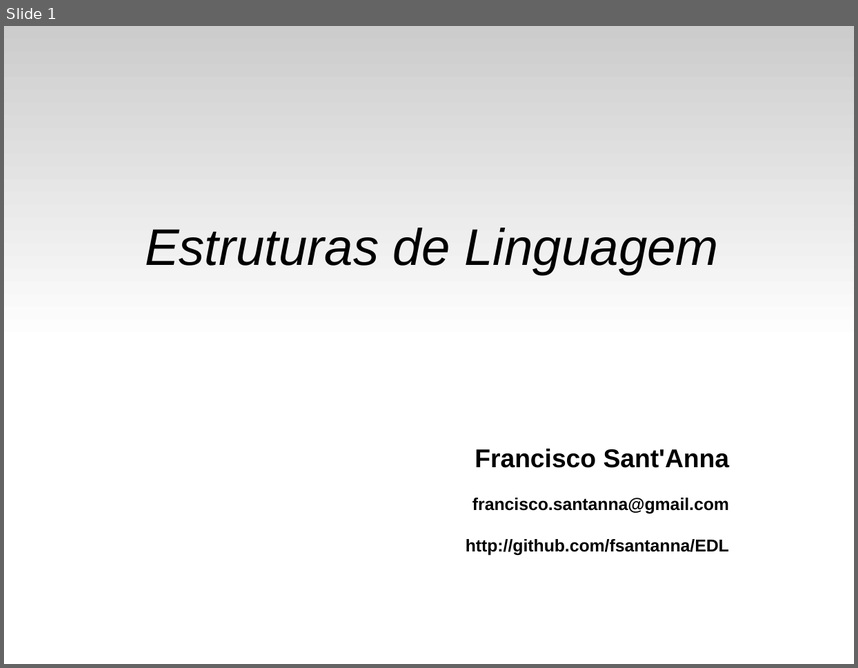
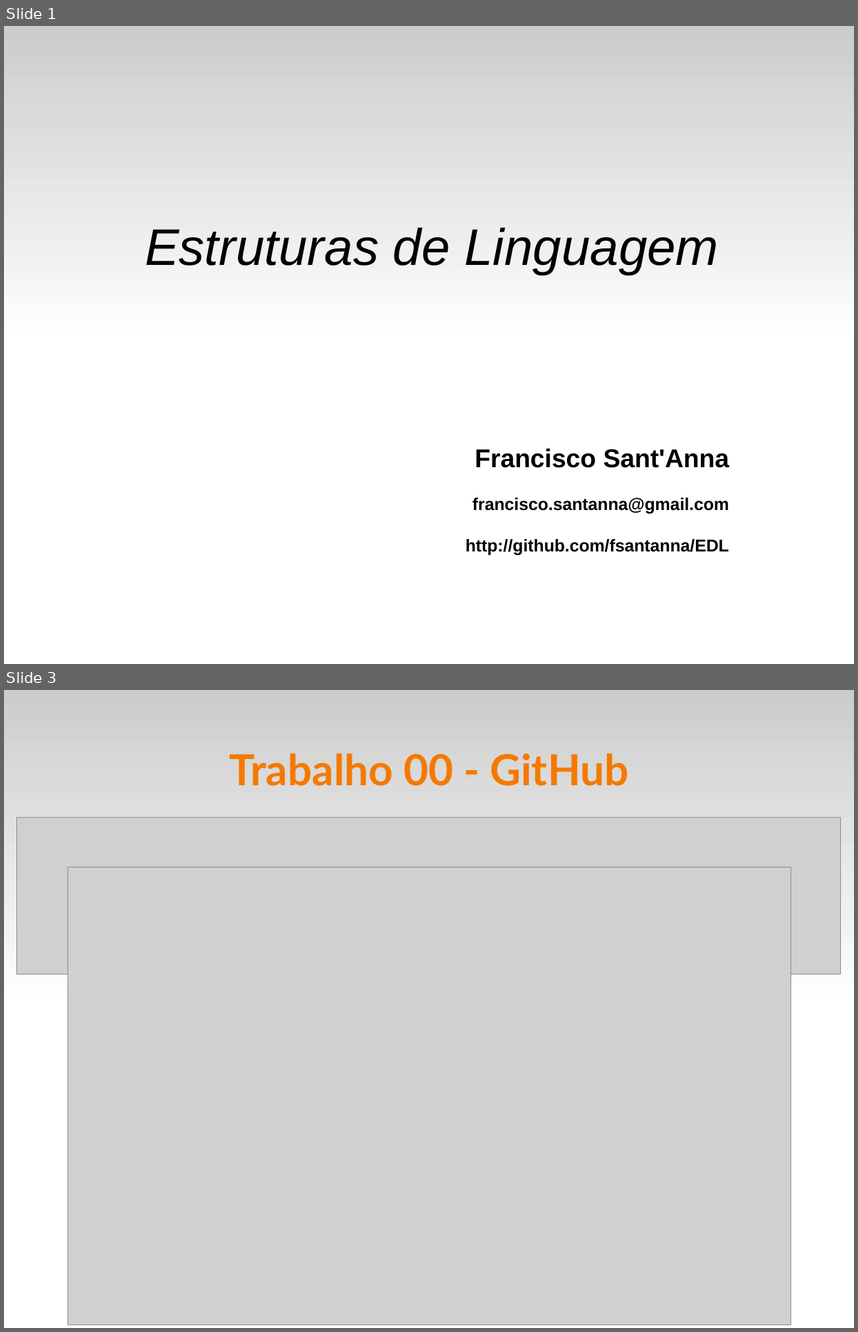
Before and after one commit to fsantanna-uerj/EDL, a slide deck: slides/edl-02.odp. Shown one above the other, each under a label of ours: slide 1 before the commit, slides 1 and 3 after it; the slides between them are not shown. The pictures are 858x668 and 858x1332 pixels, drawn with LibreOffice and Linux fonts; fonts in the diff are those of the drawing; grey boxes stand for pictures. Boxes give left, top, right and bottom in pixels: in the first picture for what was removed or moved away, otherwise in the second. Text is boxed around its words. In the diff, an @@ line names an element or a change of style, - is before the commit and + after.

Commit message:
(+) trabalho-01 (+) pdf

```diff
--- a/slides/edl-02.odp
+++ b/slides/edl-02.odp
@@ slide 3 added at [4,690,854,1328], background #FFFFFF; not listed: 1 template element that a slide beside it also shows @@
@@ title added at [229,753,628,786], 40 pt, text #F57900, bold @@
+Trabalho 00 - GitHub
@@ picture added at [16,817,841,974] @@
@@ picture added at [68,867,791,1324] @@
```
Also in this commit, not shown: 2 other slides added, 10 slides removed, 5 other files.
